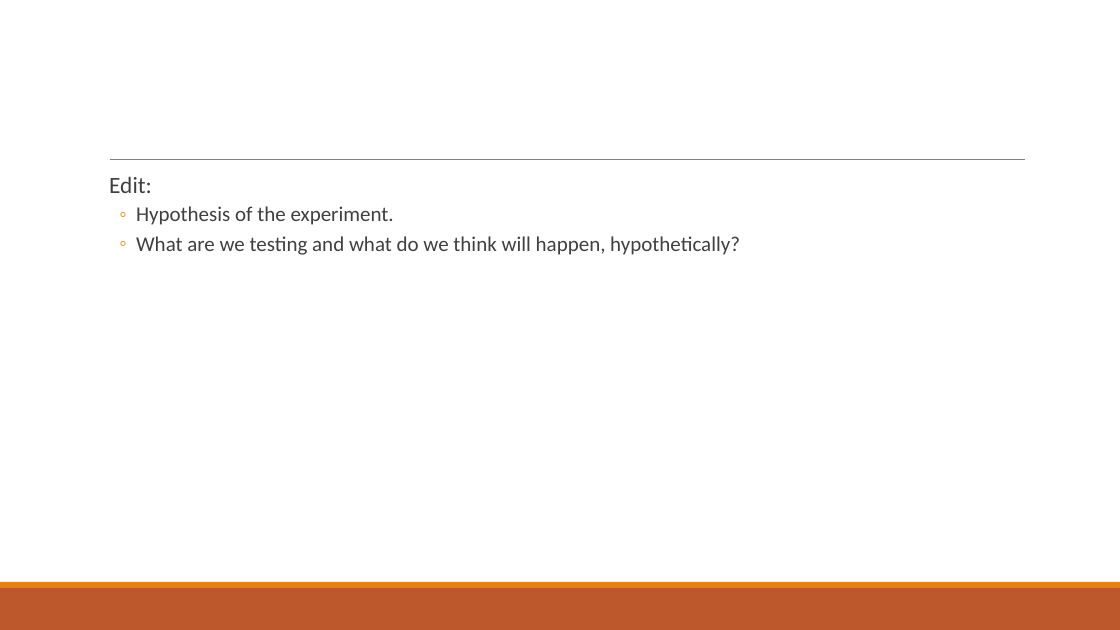
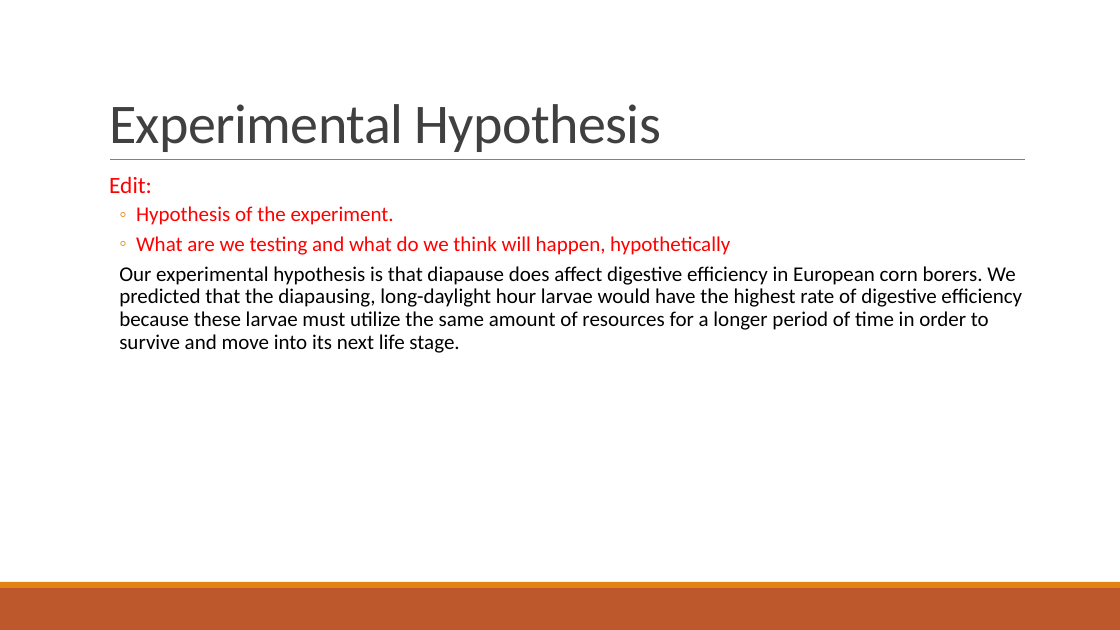
Before and after one commit to jamestbrown5/2018_Undergrad-Summer-Project, a slide deck: slide 9 of Documents/Summer Project Presentation.pptx. Drawn at 1120x630 pixels with LibreOffice and Linux fonts; fonts in the diff are those of the drawing. Boxes give left, top, right and bottom in pixels: in the first picture for what was removed or moved away, otherwise in the second. Text is boxed around its words. In the diff, an @@ line names an element or a change of style, - is before the commit and + after.

```diff
--- a/Documents/Summer Project Presentation.pptx
+++ b/Documents/Summer Project Presentation.pptx
@@ title added at (109, 104, 661, 152), 48 pt, text #404040 @@
+Experimental Hypothesis
@@ text at (109, 176, 394, 225): text colour #404040 to #FF0000 in "Edit:", "Hypothesis of the experiment." @@
@@ text at (119, 236, 1022, 353): text changed; text colour #404040 to #000000 @@
-  ◦ What are we testing and what do we think will happen, hypothetically?
+  ◦ What are we testing and what do we think will happen, hypothetically
+  Our experimental hypothesis is that diapause does affect digestive efficiency in European corn borers. We predicted that the diapausing, long-daylight hour larvae would have the highest rate of digestive efficiency because these larvae must utilize the same amount of resources for a longer period of time in order to survive and move into its next life stage.
```
Also in this commit, not shown: 8 other slides changed.
